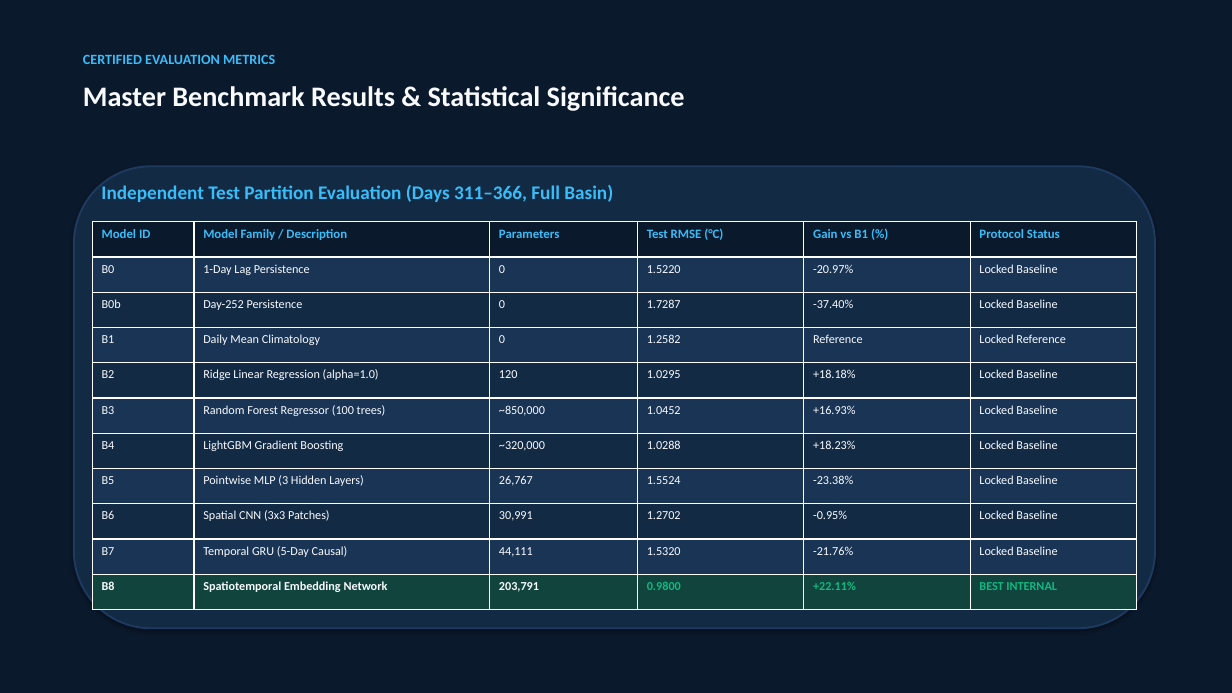
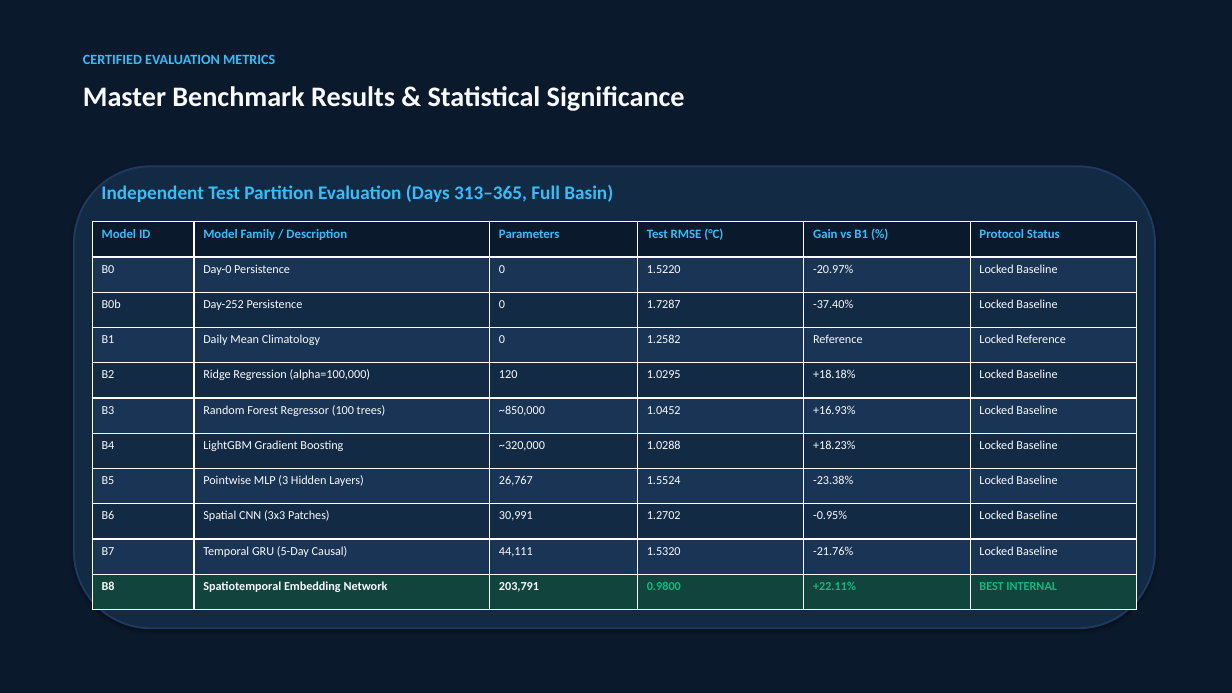
Before and after one commit to neeravjain91-jpg/-Satellite-Embedding, a slide deck: slide 7 of submission/Final_Project_Presentation.pptx. Drawn at 1232x693 pixels with LibreOffice and Linux fonts; fonts in the diff are those of the drawing. Boxes give left, top, right and bottom in pixels: in the first picture for what was removed or moved away, otherwise in the second. Text is boxed around its words. In the diff, an @@ line names an element or a change of style, - is before the commit and + after.

Commit message:
docs: align submission artifacts with authoritative protocol, temporal splits, B2 alpha, and B8 architecture

```diff
--- a/submission/Final_Project_Presentation.pptx
+++ b/submission/Final_Project_Presentation.pptx
@@ text at (x1=101, y1=185, x2=613, y2=202): text changed @@
-Independent Test Partition Evaluation (Days 311–366, Full Basin)
+Independent Test Partition Evaluation (Days 313–365, Full Basin)
@@ table at (x1=92, y1=222, x2=1137, y2=610) @@
-row 2, column 2: 1-Day Lag Persistence
+row 2, column 2: Day-0 Persistence
-row 5, column 2: Ridge Linear Regression (alpha=1.0)
+row 5, column 2: Ridge Regression (alpha=100,000)
```
Also in this commit, not shown: 9 other slides changed, 9 other files.
